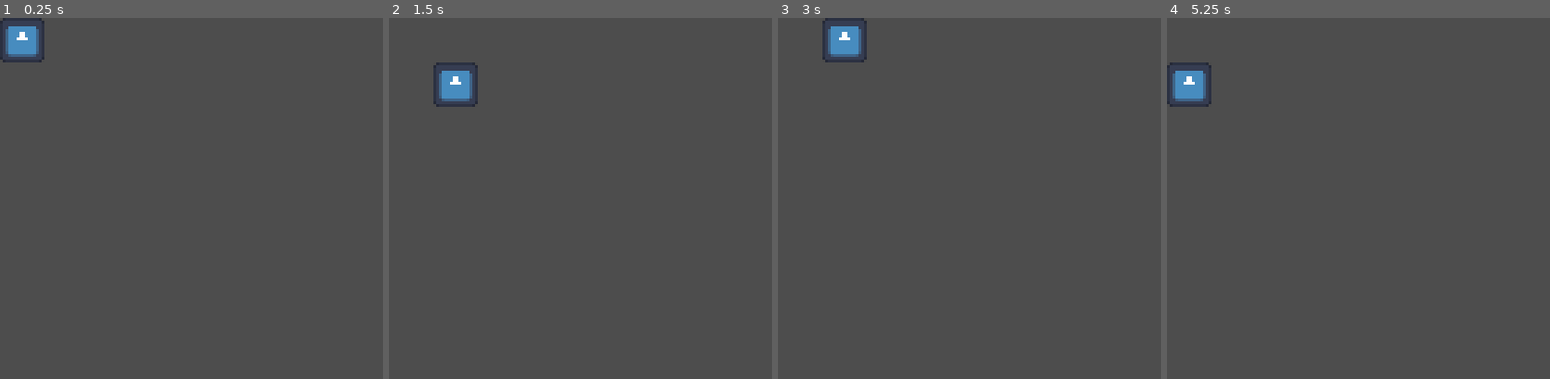
Above: before the commit, frames 1-4 (left to right).
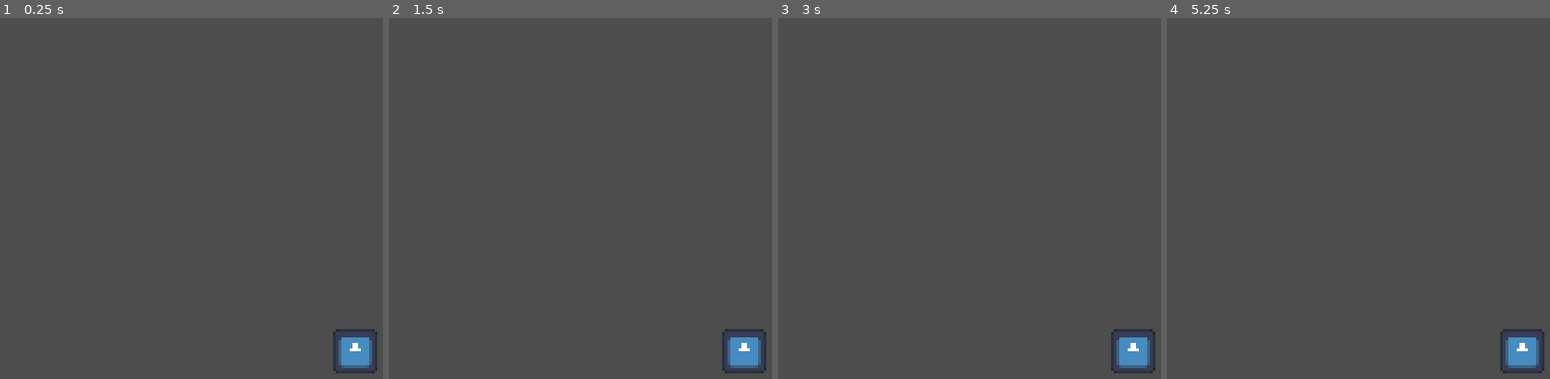
Above: after the commit, the same moments.

Repository: studentkrisk/minijam134
Game: Godot game, scene res://World/world.tscn
The game is run twice, just before and just after one commit, with the same random seed, the same clock (stepped at 60 frames per second) and the same inputs. Before the commit the project starts from res://world.tscn. The engine's default icon, where the game draws it, is replaced by a stand-in: a white triangle on a blue panel in a dark square.
Inputs:
- Up to frame 1 (0.25 s): no input
- Up to frame 2 (1.5 s): tap Enter at 0.5 s; hold D (game_right) 0.53-1.28 s; tap Space at 1.25 s; hold S (game_down) from 1.28 s (still down)
- Up to frame 3 (3 s): tap Enter at 2 s; release S (game_down) at 2.03 s; hold D (game_right) 2.03-2.78 s; tap Space at 2.75 s; hold W (game_up) from 2.78 s (still down)
- Up to frame 4 (5.25 s): tap Enter at 3.5 s; release W (game_up) at 3.53 s; hold A (game_left) 3.53-5.03 s; tap Space at 4.25 s; hold S (game_down) from 5.03 s (still down)

The runs differ from the first frame. In frame 1, 2.1% of the frame differs, in the area x 0-99%, y 0-99%; in frame 2, 2.1%; in frame 3, 2.1%; in frame 4, 2.1%.

Commit message:
Added turns

Diff:
--- a/Player.gd
+++ b/Player/Player.gd
@@ -1,14 +1,23 @@
 extends CharacterBody2D
 
 var tile_size = 16
+var moving = false
+
+signal turn_end
 
 func _physics_process(delta):
 	if not $Raycast2D.is_colliding():
 		global_position += $Raycast2D.target_position
+		if moving:
+			emit_signal("turn_end")
+			moving = false
+	moving = false
 
 	var inp = Vector2(
 		-int(Input.is_action_just_pressed("game_left")) + int(Input.is_action_just_pressed("game_right")),
 		-int(Input.is_action_just_pressed("game_up")) + int(Input.is_action_just_pressed("game_down"))
 	)
 
+	if(inp != Vector2.ZERO):
+		moving = true
 	$Raycast2D.target_position = inp * tile_size
--- a/Player.tscn
+++ b/Player/Player.tscn
@@ -1,7 +1,7 @@
 [gd_scene load_steps=4 format=3 uid="uid://bbew8w873l4qn"]
 
 [ext_resource type="Texture2D" uid="uid://vie548wsuwa3" path="res://icon.svg" id="1_au5sb"]
-[ext_resource type="Script" path="res://Player.gd" id="1_qeom8"]
+[ext_resource type="Script" path="res://Player/Player.gd" id="1_qeom8"]
 
 [sub_resource type="RectangleShape2D" id="RectangleShape2D_ucujw"]
 size = Vector2(16, 16)
--- /dev/null
+++ b/World/world.gd
@@ -0,0 +1,7 @@
+extends Node2D
+
+func _ready():
+	$Player.turn_end.connect(_turn_end)
+
+func _turn_end():
+	print("yes")
--- /dev/null
+++ b/World/world.tscn
@@ -0,0 +1,25 @@
+[gd_scene load_steps=4 format=3 uid="uid://bvq56tgh6h3fu"]
+
+[ext_resource type="Script" path="res://World/world.gd" id="1_sarla"]
+[ext_resource type="PackedScene" uid="uid://bbew8w873l4qn" path="res://Player/Player.tscn" id="2_4t7c6"]
+
+[sub_resource type="RectangleShape2D" id="RectangleShape2D_sm1o5"]
+size = Vector2(16, 16)
+
+[node name="World" type="Node2D"]
+script = ExtResource("1_sarla")
+
+[node name="Player" parent="." instance=ExtResource("2_4t7c6")]
+position = Vector2(8, 8)
+
+[node name="RemoteTransform2D" type="RemoteTransform2D" parent="Player"]
+remote_path = NodePath("../../Camera2D")
+
+[node name="StaticBody2D" type="StaticBody2D" parent="."]
+position = Vector2(40, 24)
+
+[node name="CollisionShape2D" type="CollisionShape2D" parent="StaticBody2D"]
+shape = SubResource("RectangleShape2D_sm1o5")
+
+[node name="Camera2D" type="Camera2D" parent="."]
+position = Vector2(8, 8)
--- a/project.godot
+++ b/project.godot
@@ -11,7 +11,7 @@
 [application]
 
 config/name="minijam"
-run/main_scene="res://world.tscn"
+run/main_scene="res://World/world.tscn"
 config/features=PackedStringArray("4.0", "GL Compatibility")
 config/icon="res://icon.svg"
 
@@ -19,6 +19,7 @@
 
 window/size/viewport_width=256
 window/size/viewport_height=240
+window/size/mode=2
 window/stretch/mode="viewport"
 window/stretch/aspect="keep_width"
 
--- a/world.tscn
+++ /dev/null
@@ -1,17 +0,0 @@
-[gd_scene load_steps=3 format=3 uid="uid://bvq56tgh6h3fu"]
-
-[ext_resource type="PackedScene" uid="uid://bbew8w873l4qn" path="res://Player.tscn" id="1_d31kn"]
-
-[sub_resource type="RectangleShape2D" id="RectangleShape2D_sm1o5"]
-size = Vector2(16, 16)
-
-[node name="World" type="Node2D"]
-
-[node name="Player" parent="." instance=ExtResource("1_d31kn")]
-position = Vector2(8, 8)
-
-[node name="StaticBody2D" type="StaticBody2D" parent="."]
-position = Vector2(40, 24)
-
-[node name="CollisionShape2D" type="CollisionShape2D" parent="StaticBody2D"]
-shape = SubResource("RectangleShape2D_sm1o5")
Not shown, added: .gitignore
